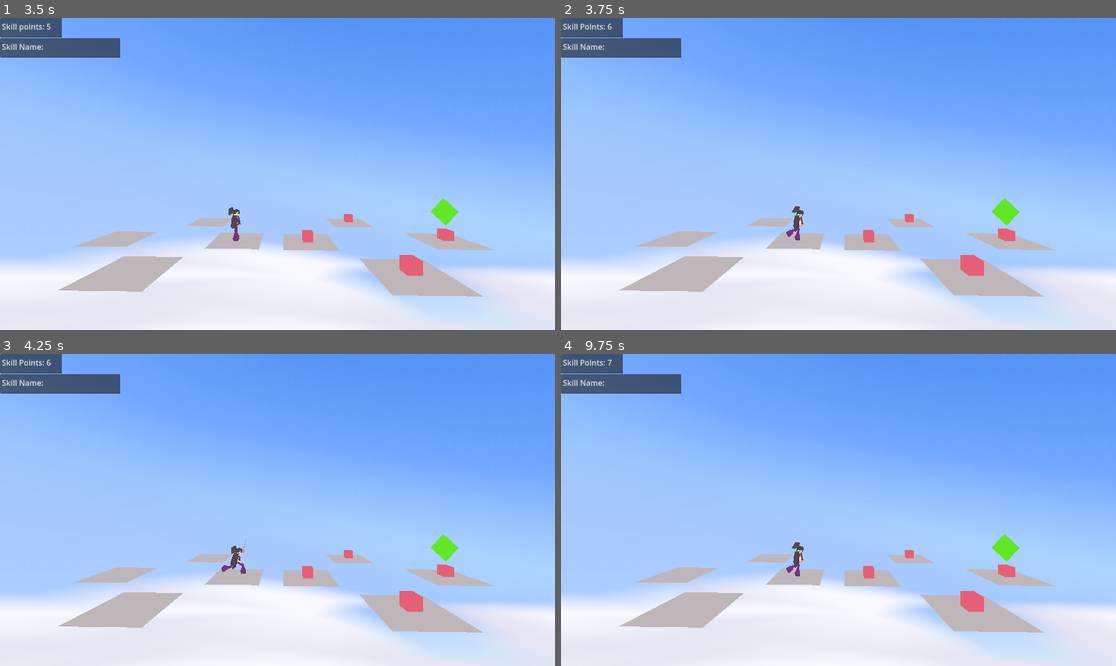
Above: before the commit, frames 1-4 (two rows, left to right).
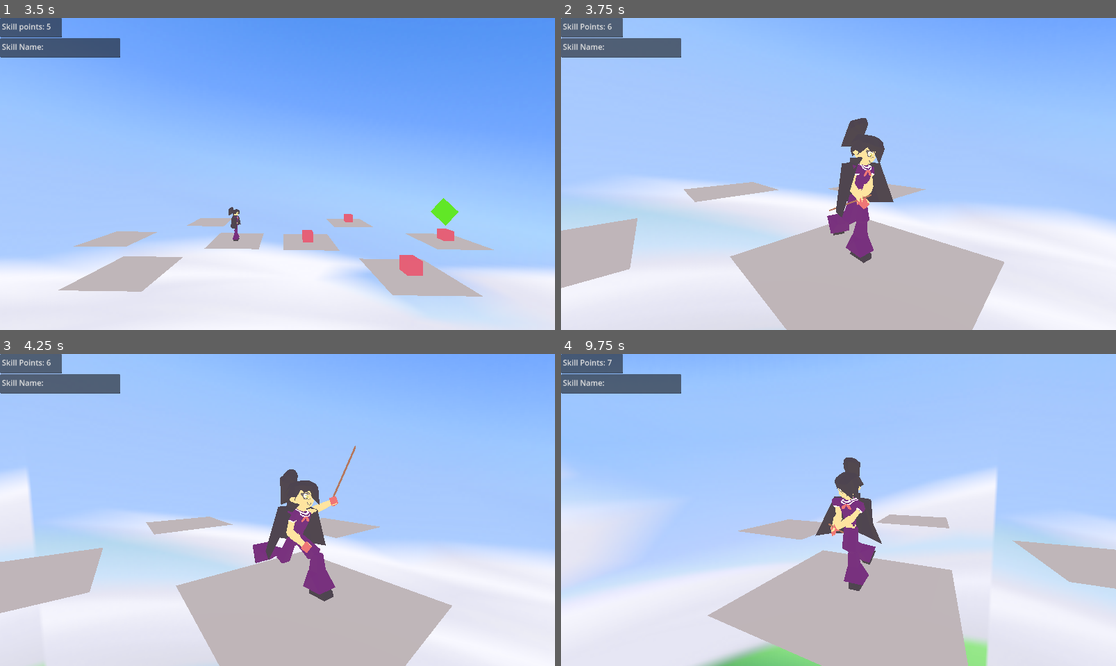
Above: after the commit, the same moments.

Repository: SteeRevo/ClassRPG
Game: Godot game, scene res://BattleScene/BattleScene.tscn
Same seed, same stepped clock (60 frames per second), same inputs: the game is played once before the commit and once after it.
Inputs:
- Up to frame 1 (3.5 s): tap Enter at 0.5, 2 s; hold D (Attack) 0.53-1.28 s; tap Space at 1.25, 2.75 s; tap D (Attack) at 1.35, 2.3, 3.05 s; hold A (Guard) 2.03-2.78 s; tap S (Rotate) at 2.85 s
- Up to frame 2 (3.75 s): tap Enter at 3.5 s; hold D (Attack) from 3.53 s (still down)
- Up to frame 3 (4.25 s): keep holding D (Attack)
- Up to frame 4 (9.75 s): release D (Attack) at 4.28 s; tap D (Attack) at 4.35, 5.3, 6.05, 7.35, 8.3, 9.05 s; tap Space at 5 s; hold A (Guard) 5.03-5.78 s; tap S (Rotate) at 5.85, 8.85 s; hold D (Attack) 6.53-7.28 s; hold A (Guard) 8.03-8.78 s; hold D (Attack) from 9.53 s (still down)

Frame 1 is identical in both runs. In frame 2, 67% of the frame differs, in the area x 0-100%, y 0-100%; in frame 3, 69%; in frame 4, 73%.

Commit message:
camera implemented

Diff:
--- a/ClassRPG/BattleScene/BattleManager.gd
+++ b/ClassRPG/BattleScene/BattleManager.gd
@@ -53,6 +53,7 @@
 var states_stack = []
 var current_state = null
 var current_turn = null
+var active_camera
 
 var start_of_battle = true
 
@@ -110,6 +111,7 @@
 	camera_list.append(mainBattleCamera)
 	camera_list.append(battleSliderCamera)
 	camera_list.append(BGFCamera)
+	active_camera = mainBattleCamera
 
 
 
--- a/ClassRPG/BattleScene/CompleteAction.gd
+++ b/ClassRPG/BattleScene/CompleteAction.gd
@@ -14,6 +14,7 @@
 		print(host.skill_stack)
 
 func complete_attack(host):
+	set_active_camera(host, host.BGFCamera)
 	host.skillPoints._add_skill_points(1)
 	print("do attack")
 	if host.current_unit.name == "Sam":
@@ -37,6 +38,7 @@
 	_on_unit_turn_finished(host_ref, 20)
 
 func exit(host):
+	set_active_camera(host, host.mainBattleCamera)
 	host.current_action = null
 	return
 
@@ -53,3 +55,8 @@
 	if unit != null:
 		unit._set_BG(bg)
 	bg._set_current_unit(unit)
+
+func set_active_camera(host, camera):
+	host.active_camera.current = false
+	camera.current = true
+	host.active_camera = camera
